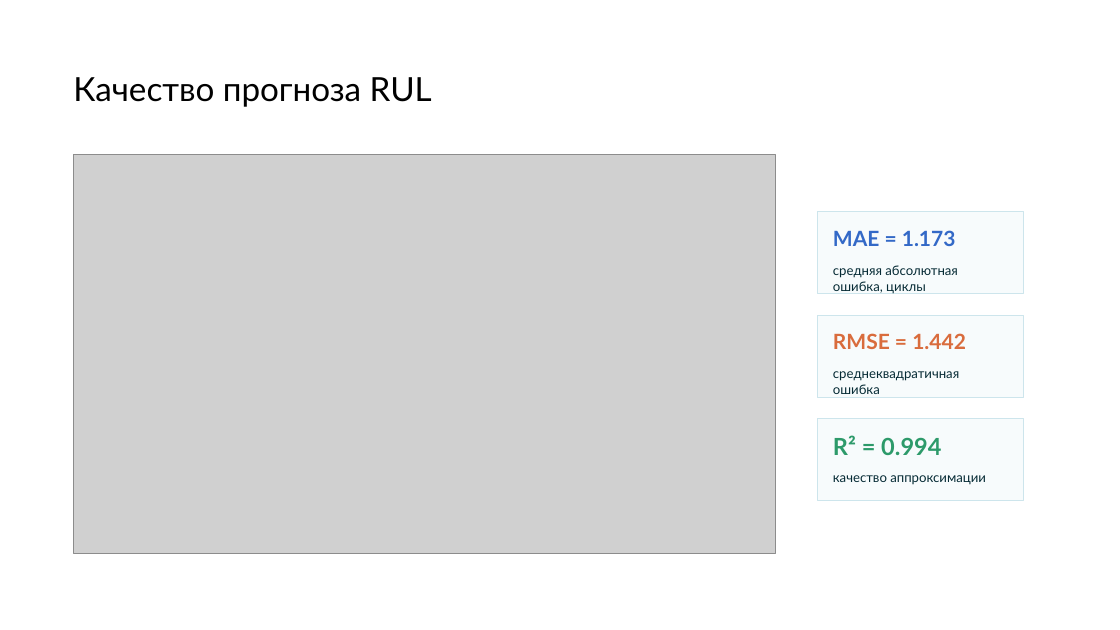
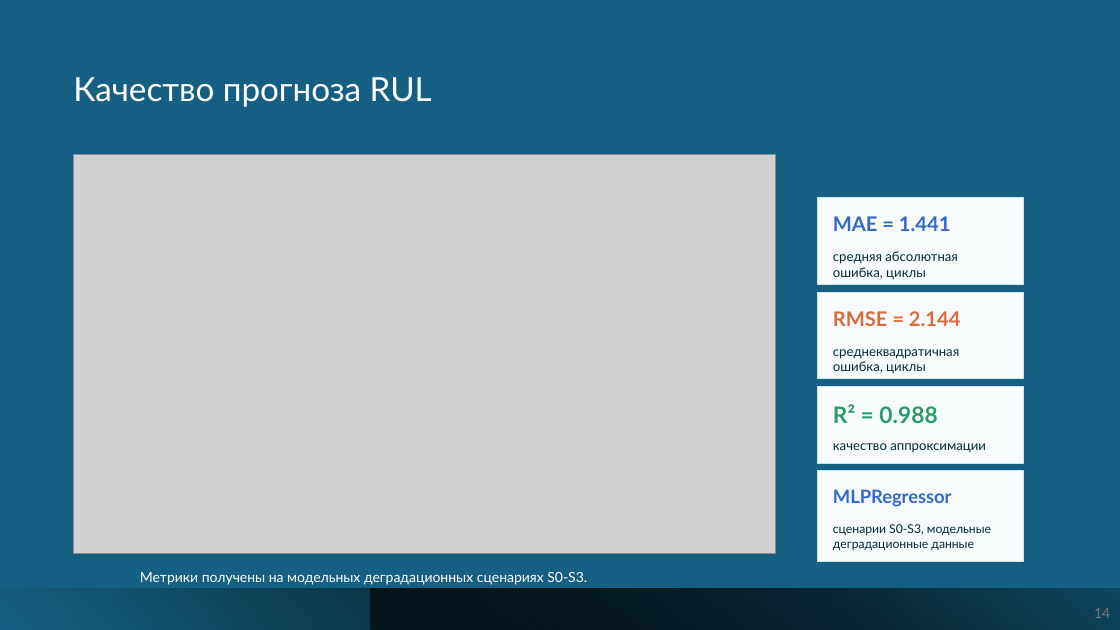
Before and after one commit to LionKMufasa/diplom_mem, a slide deck: slide 14 of вкр/Презентация ВКР 2026 Миронов Егор Максимович.pptx. Drawn at 1120x630 pixels with LibreOffice and Linux fonts; fonts in the diff are those of the drawing; grey boxes stand for pictures. Boxes give left, top, right and bottom in pixels: in the first picture for what was removed or moved away, otherwise in the second. Text is boxed around its words. In the diff, an @@ line names an element or a change of style, - is before the commit and + after.

```diff
--- a/вкр/Презентация ВКР 2026 Миронов Егор Максимович.pptx
+++ b/вкр/Презентация ВКР 2026 Миронов Егор Максимович.pptx
@@ rectangle added at (x1=0, y1=0, x2=1120, y2=630), fill #156082 @@
@@ text "Качество прогноза RUL" at (x1=73, y1=77, x2=432, y2=107): text colour #000000 to #FFFFFF @@
@@ rectangle resized from (x1=818, y1=212, x2=1024, y2=294) to (x1=818, y1=197, x2=1024, y2=284) @@
@@ text at (x1=833, y1=216, x2=951, y2=231): text changed; size 18 to 17.2 pt @@
-MAE = 1.173
+MAE = 1.441
@@ text "средняя абсолютная ошибка, циклы" moved from (x1=833, y1=265, x2=958, y2=294) to (x1=833, y1=251, x2=958, y2=280) @@
@@ rectangle resized from (x1=818, y1=315, x2=1024, y2=397) to (x1=818, y1=292, x2=1024, y2=379) @@
@@ text at (x1=833, y1=311, x2=961, y2=326): text changed; size 18 to 17.2 pt @@
-RMSE = 1.442
+RMSE = 2.144
@@ text at (x1=833, y1=349, x2=959, y2=374): text changed @@
-среднеквадратичная ошибка
+среднеквадратичная ошибка, циклы
@@ rectangle resized from (x1=818, y1=418, x2=1024, y2=501) to (x1=818, y1=386, x2=1024, y2=464) @@
@@ text at (x1=833, y1=404, x2=937, y2=423): text changed; size 20.2 to 19.5 pt @@
-R² = 0.994
+R² = 0.988
@@ text "качество аппроксимации" moved from (x1=833, y1=475, x2=986, y2=485) to (x1=833, y1=443, x2=986, y2=453) @@
@@ rectangle added at (x1=818, y1=471, x2=1024, y2=561), fill #F7FBFC, outline #CDE5EC 0.83 pt @@
@@ text added at (x1=833, y1=489, x2=952, y2=507), 15.8 pt, text #3369C7, bold @@
+MLPRegressor
@@ text added at (x1=833, y1=524, x2=991, y2=550), 10.5 pt, text #062B35 @@
+сценарии S0-S3, модельные деградационные данные
@@ rectangle added at (x1=0, y1=588, x2=1120, y2=630), fill gradient #156082 to #000000 @@
@@ text added at (x1=140, y1=572, x2=587, y2=585), 12 pt, text #FFFFFF @@
+Метрики получены на модельных деградационных сценариях S0-S3.
@@ rectangle added at (x1=371, y1=588, x2=1120, y2=630), fill gradient #000000 to #104862 @@
@@ text added at (x1=1094, y1=608, x2=1110, y2=618), 12 pt, text #797979 @@
+14
```
Also in this commit, not shown: 14 other slides changed, 2 slides added, 2 slides removed, 20 other files.
